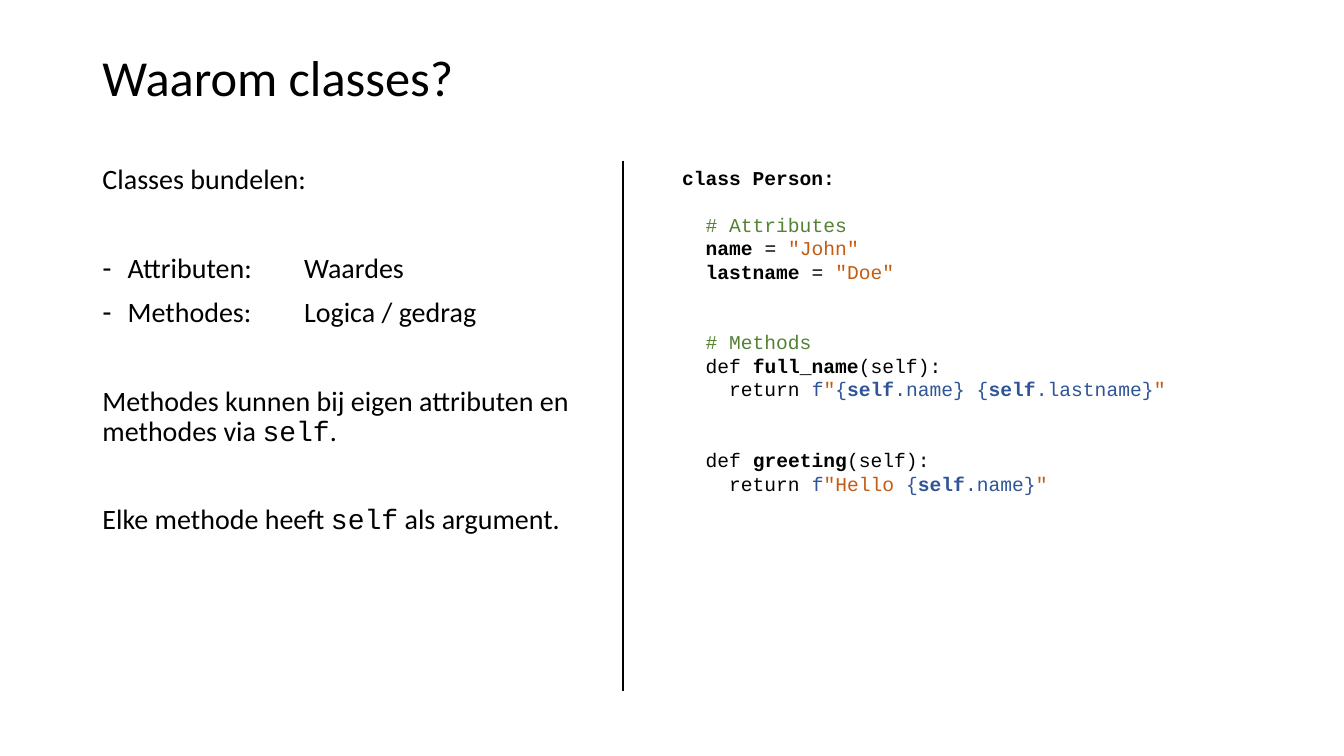
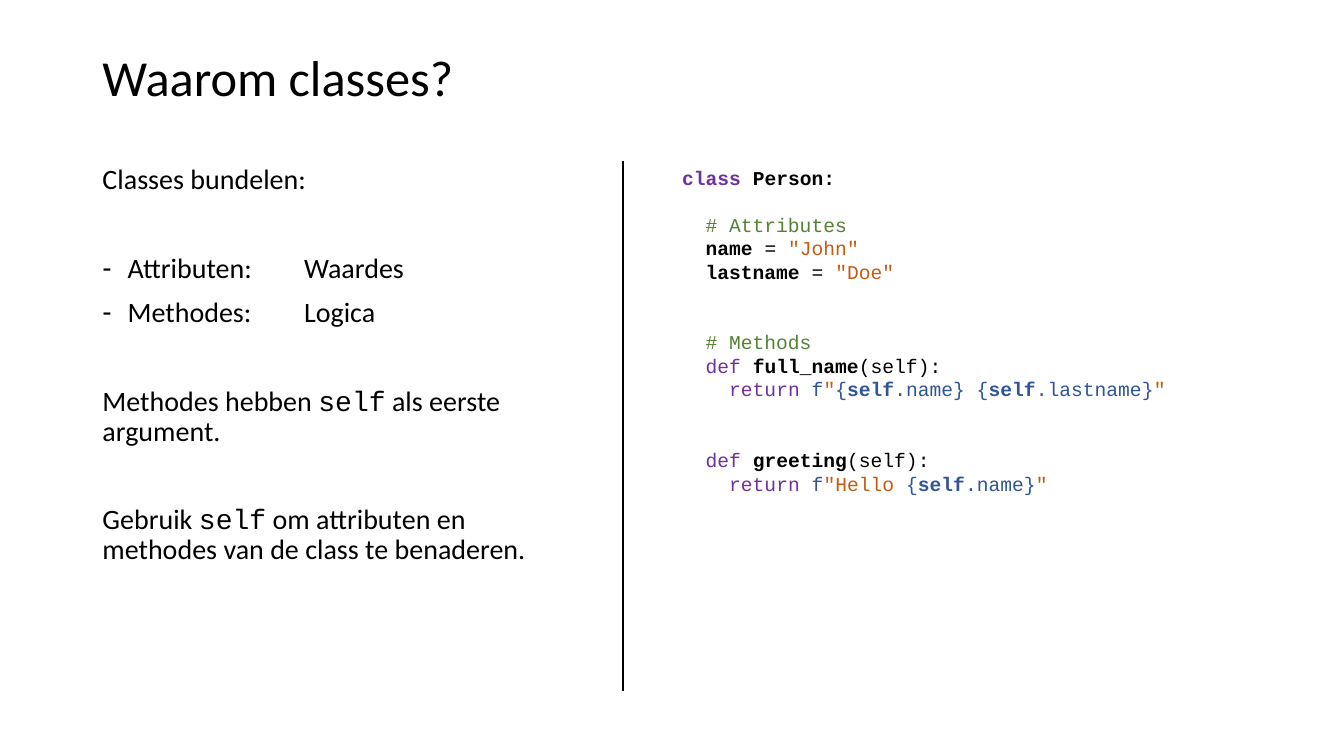
Before and after one commit to LFKoning/knowledge-sharing, a slide deck: slide 36 of python_course_4p/2_syntax_classes/2_syntax_classes.pptx. Drawn at 1344x756 pixels with LibreOffice and Linux fonts; fonts in the diff are those of the drawing. Boxes give left, top, right and bottom in pixels: in the first picture for what was removed or moved away, otherwise in the second. Text is boxed around its words. In the diff, an @@ line names an element or a change of style, - is before the commit and + after.

```diff
--- a/python_course_4p/2_syntax_classes/2_syntax_classes.pptx
+++ b/python_course_4p/2_syntax_classes/2_syntax_classes.pptx
@@ text at [682, 171, 1166, 495]: text colour #000000 to #7030A0 in "class", "def", "return", "def" and 1 more places @@
@@ text at [102, 302, 526, 560]: text changed @@
-– Methodes: Logica / gedrag
-Methodes kunnen bij eigen attributen en methodes via self.
-Elke methode heeft self als argument.
+– Methodes: Logica
+Methodes hebben self als eerste argument.
+Gebruik self om attributen en methodes van de class te benaderen.
```
Also in this commit, not shown: 13 other slides changed, 1 slide added, 3 slides removed, 45 other files.
